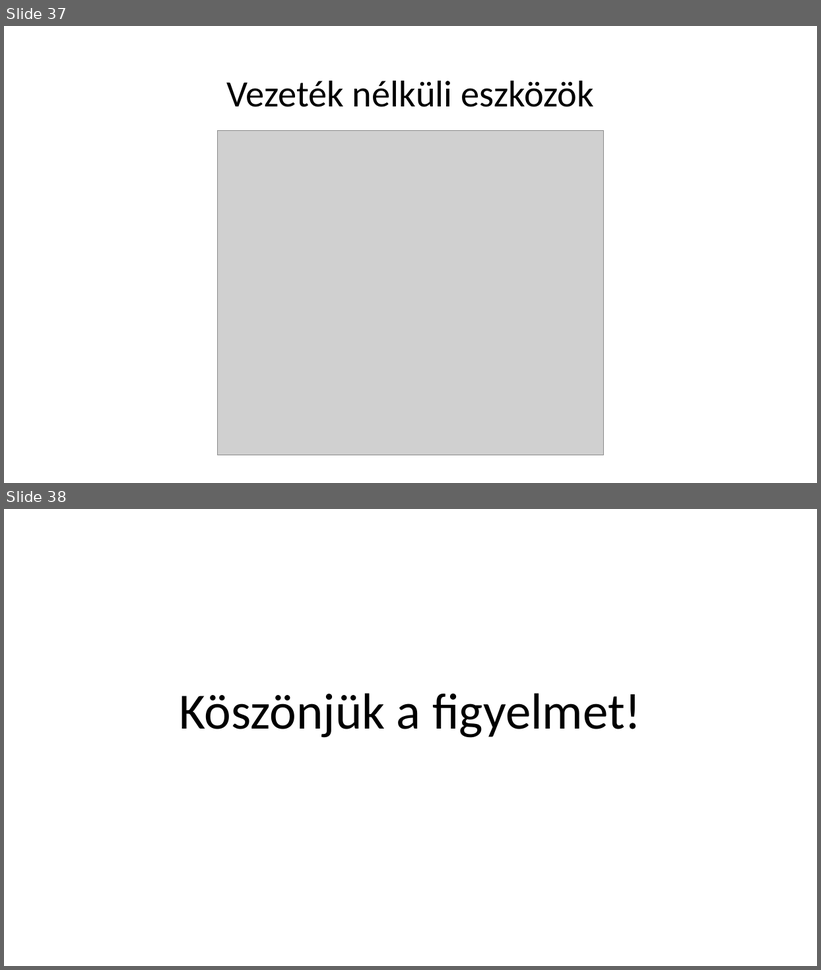
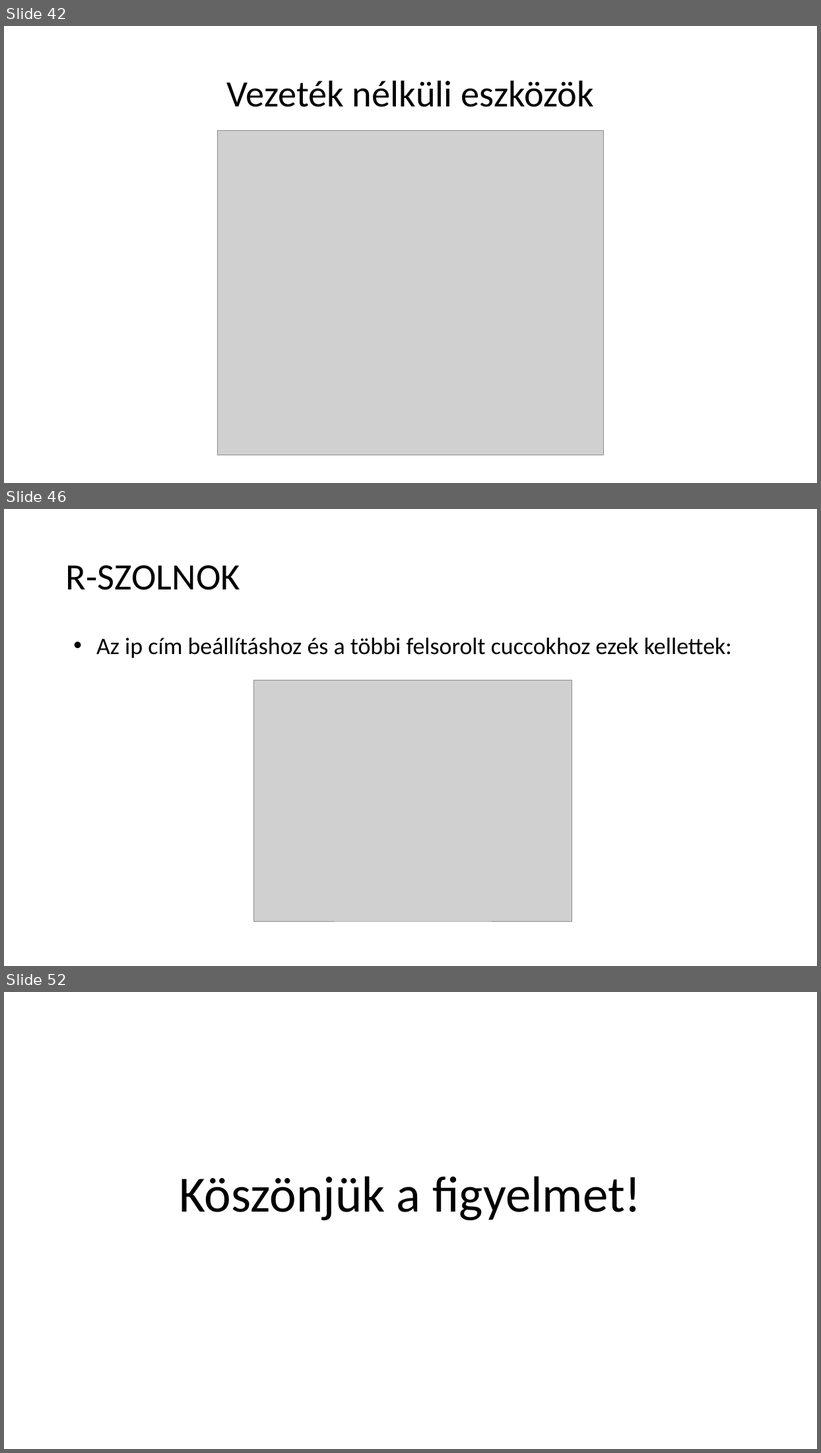
Before and after one commit to I-Izumi/School-project-network, a slide deck: Prezentációk/School_projects_ppt.pptx. Shown one above the other, each under a label of ours: slides 37 and 38 before the commit, slides 42, 46 and 52 after it; the slides between them are not shown. The pictures are 821x970 and 821x1453 pixels, drawn with LibreOffice and Linux fonts; fonts in the diff are those of the drawing; grey boxes stand for pictures. Boxes give left, top, right and bottom in pixels: in the first picture for what was removed or moved away, otherwise in the second. Text is boxed around its words. In the diff, an @@ line names an element or a change of style, - is before the commit and + after.

```diff
--- a/Prezentációk/School_projects_ppt.pptx
+++ b/Prezentációk/School_projects_ppt.pptx
@@ slide 46 added at [4, 509, 817, 966], background #FFFFFF @@
@@ title added at [66, 565, 240, 590], 44 pt, text #000000 @@
+R-SZOLNOK
@@ text added at [96, 638, 732, 658], 28 pt, text #000000 @@
+• Az ip cím beállításhoz és a többi felsorolt cuccokhoz ezek kellettek:
@@ picture added at [253, 681, 572, 921] @@
@@ what was slide 37 is now slide 42 @@
@@ what was slide 38 is now slide 52 @@
```
Also in this commit, not shown: 14 other slides added, 1 slide removed.
